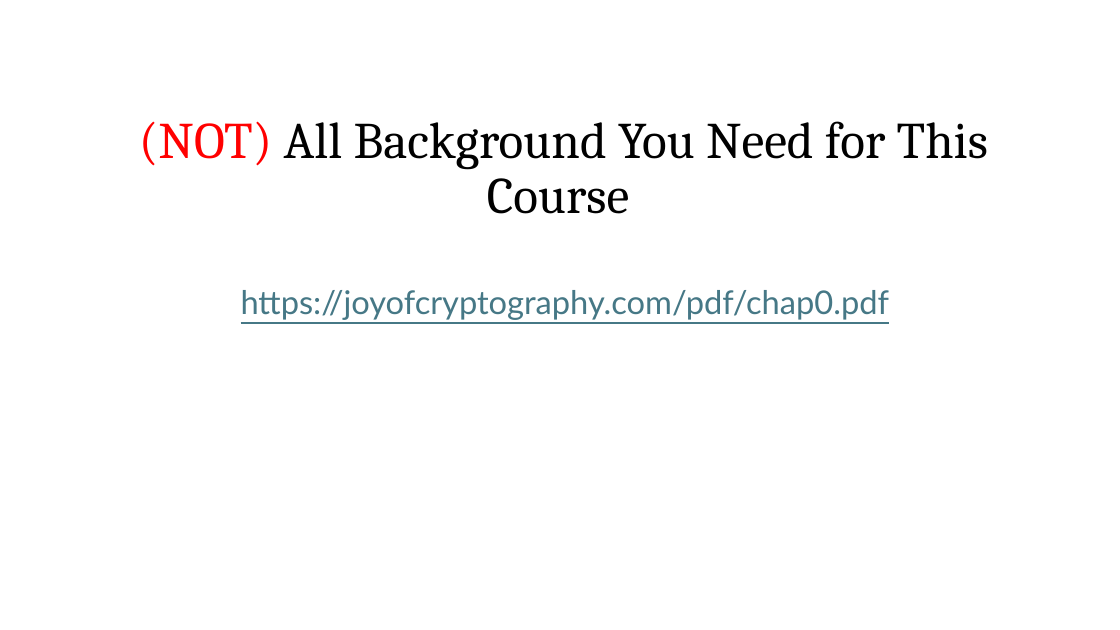
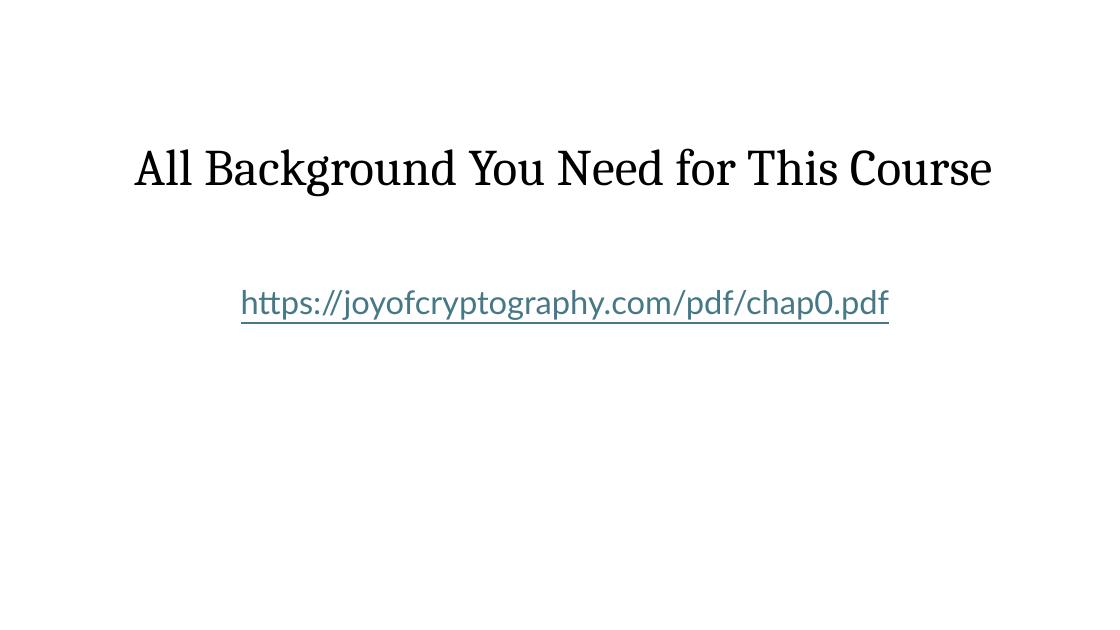
Before and after one commit to Ning0Luo/ning0luo.github.io, a slide deck: slide 20 of ece407/407-4562870-2026/lec1.pptx (slide 19 before the commit). Drawn at 1120x630 pixels with LibreOffice and Linux fonts; fonts in the diff are those of the drawing. Boxes give left, top, right and bottom in pixels: in the first picture for what was removed or moved away, otherwise in the second. Text is boxed around its words. In the diff, an @@ line names an element or a change of style, - is before the commit and + after.

```diff
--- a/ece407/407-4562870-2026/lec1.pptx
+++ b/ece407/407-4562870-2026/lec1.pptx
@@ title at [134, 148, 992, 197]: text changed @@
-(NOT) All Background You Need for This Course
+All Background You Need for This Course
```
Also in this commit, not shown: 10 other slides changed, 2 slides added, 1 slide removed, 12 other files.
